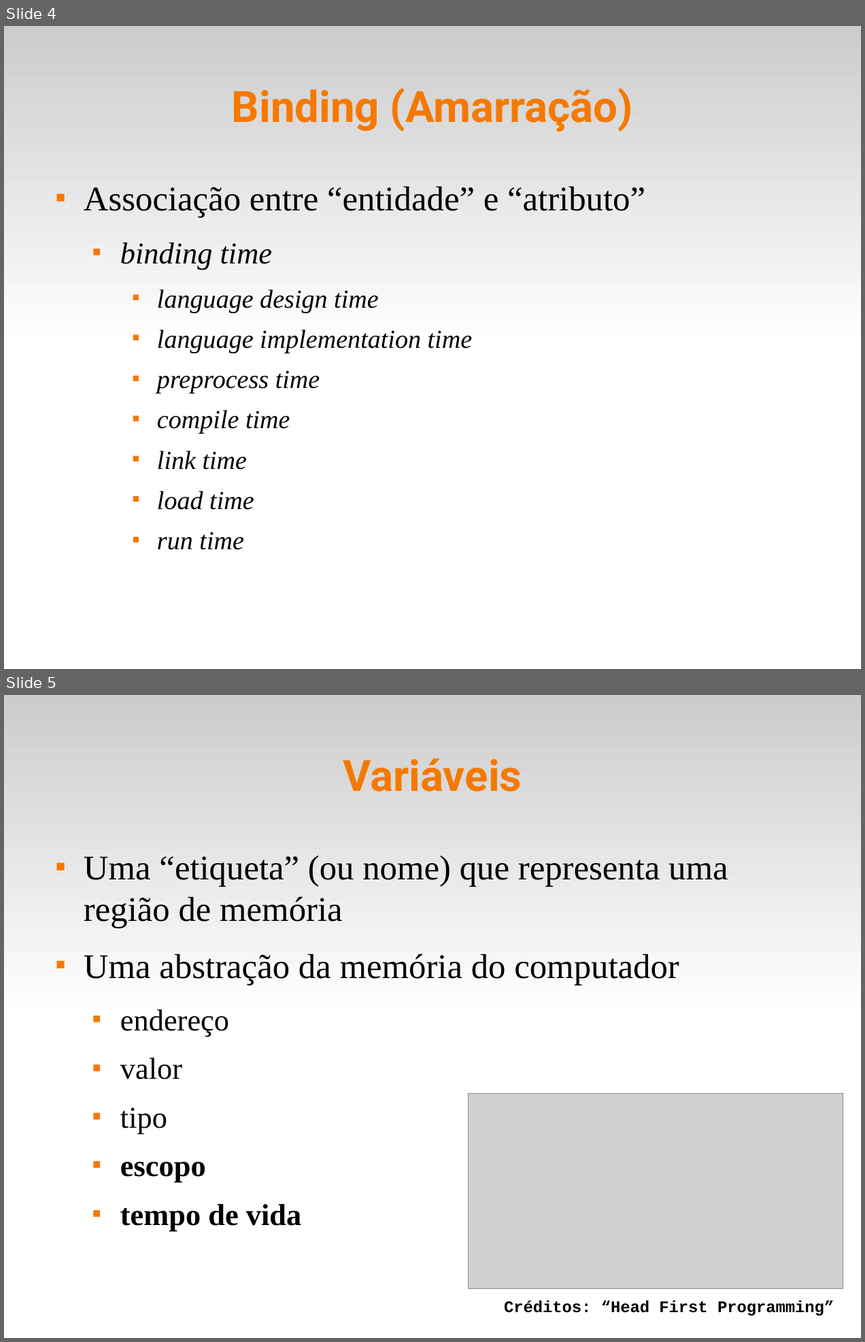
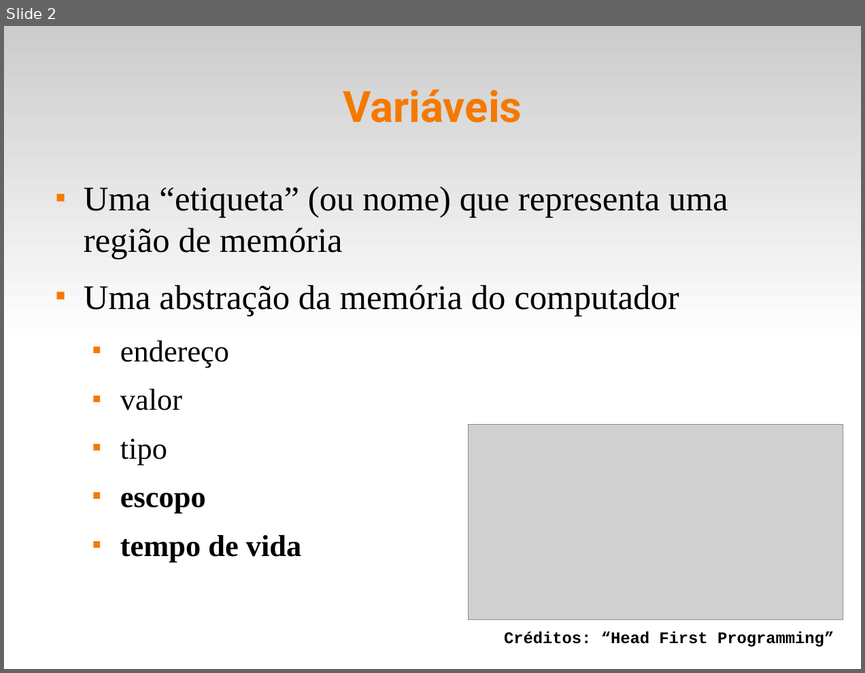
Before and after one commit to fsantanna-uerj/EDL, a slide deck: slides/edl-04-scope.odp. Shown one above the other, each under a label of ours: slides 4 and 5 before the commit, slide 2 after it. The pictures are 865x1342 and 865x673 pixels, drawn with LibreOffice and Linux fonts; fonts in the diff are those of the drawing; grey boxes stand for pictures. Boxes give left, top, right and bottom in pixels: in the first picture for what was removed or moved away, otherwise in the second. Text is boxed around its words. In the diff, an @@ line names an element or a change of style, - is before the commit and + after.

```diff
--- a/slides/edl-04-scope.odp
+++ b/slides/edl-04-scope.odp
@@ slide 4 removed at (x1=4, y1=26, x2=861, y2=669), background #FFFFFF; not listed: 1 template element that a slide beside it also shows @@
@@ title removed at (x1=232, y1=88, x2=633, y2=132) @@
-Binding (Amarração)
@@ text removed at (x1=84, y1=186, x2=645, y2=550) @@
-■ Associação entre “entidade” e “atributo”
-  ■ binding time
-    ■ language design time
-    ■ language implementation time
-    ■ preprocess time
-    ■ compile time
-    ■ link time
-    ■ load time
-    ■ run time
@@ what was slide 5 is now slide 2 @@
```
Also in this commit, not shown: 1 slide changed, 5 other slides removed, 3 other files.
